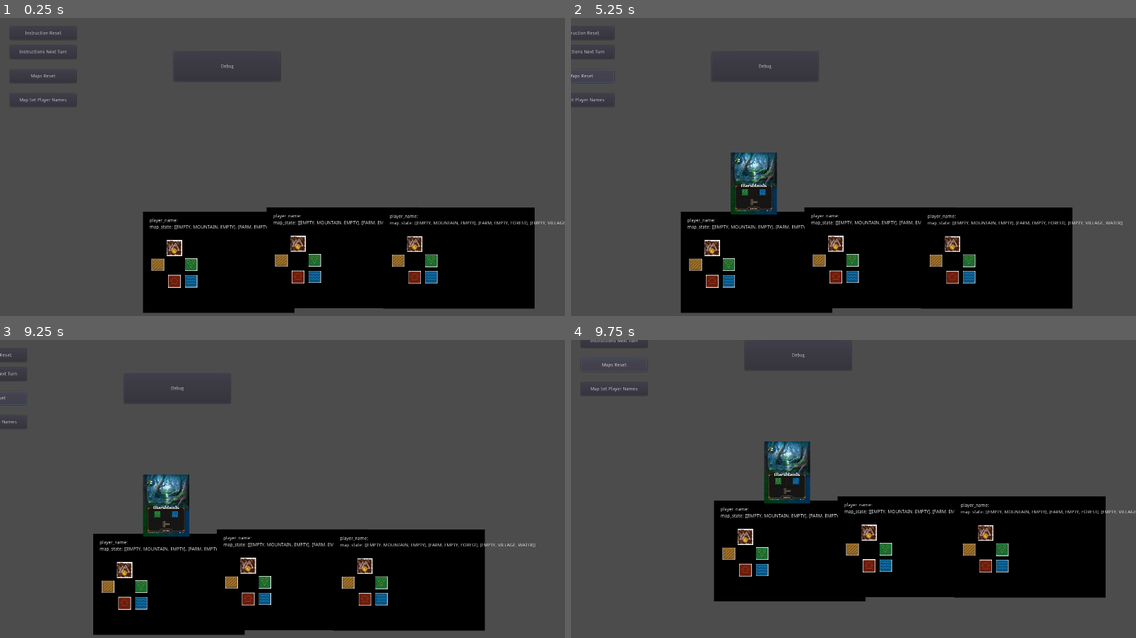
Above: before the commit, frames 1-4 (two rows, left to right).
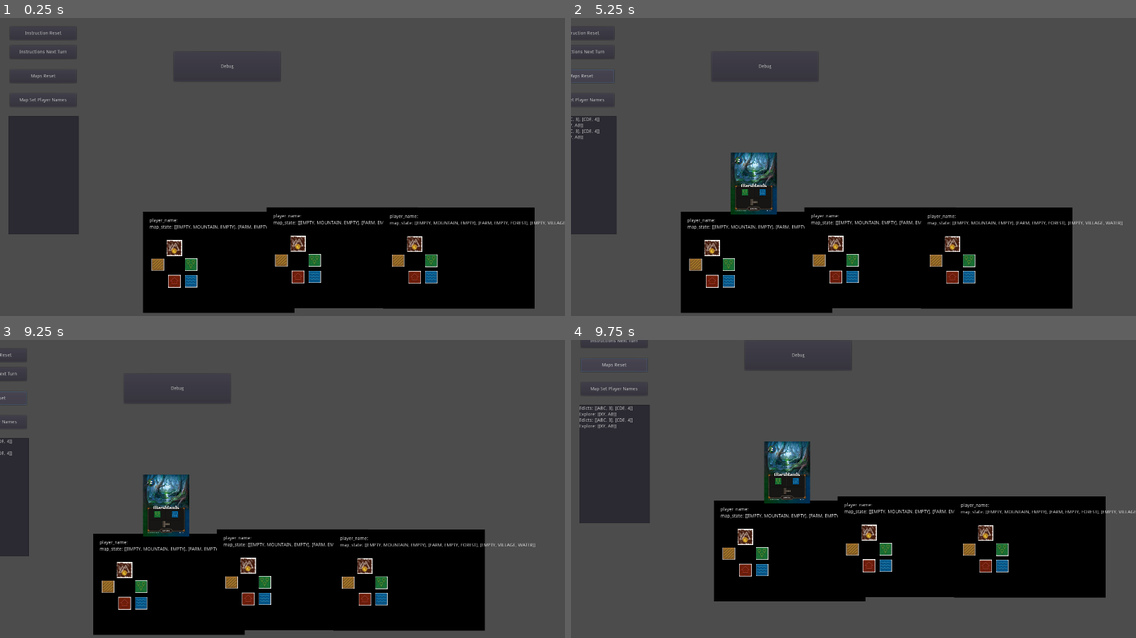
Above: after the commit, the same moments.

Repository: gilde-der-nacht/game-jam-2022
Game: Godot game, scene res://Board.tscn
Same seed, same stepped clock (60 frames per second), same inputs: the game is played once before the commit and once after it.
Inputs:
- Up to frame 1 (0.25 s): no input
- Up to frame 2 (5.25 s): click "Instructions Next Turn" at 0.5 s; click "Instructions Next Turn" at 1.25 s; click "Map Set Player Names" at 2 s; click "Debug" at 2.75 s; click "Instruction Reset" at 3.5 s; click "Maps Reset" at 4.25 s; hold Right (ui_right) from 5.03 s (still down)
- Up to frame 3 (9.25 s): release Right (ui_right) at 5.78 s; hold Down (ui_down) 5.78-6.53 s; hold Right (ui_right) 6.53-7.28 s; hold Up (ui_up) 7.28-8.03 s; hold Left (ui_left) from 8.03 s (still down)
- Up to frame 4 (9.75 s): release Left (ui_left) at 9.53 s; hold Down (ui_down) from 9.53 s (still down)

The runs differ from the first frame. In frame 1, 4.9% of the frame differs, in the area x 1-14%, y 32-73%; in frame 2, 3.1%; in frame 3, 2.0%; in frame 4, 4.8%.

Commit message:
Board: add debug output for next turn

Diff:
--- a/Cartographer/Board.gd
+++ b/Cartographer/Board.gd
@@ -27,7 +27,15 @@
 	pass
 
 func _on_ButtonInstructionNextTurn_pressed():
-	pass
+	var edicts = [["ABC", 3], ["CDE", 4]]
+	var explore = [["XY", "AB"]]
+	if false:
+		$Instruction.next_turn()
+		edicts = $Instruction.current_edicts()
+		explore = $Instruction.current_explor()
+	$Log.text += "Edicts: " + String(edicts) + "\n"
+	$Log.text += "Explore: " + String(explore) + "\n"
+	$Log.cursor_set_line($Log.get_line_count()) # scroll to bottom
 
 func _on_ButtonMapReset_pressed():
 	var local_seed = 8 # randi()
--- a/Cartographer/Board.tscn
+++ b/Cartographer/Board.tscn
@@ -65,6 +65,12 @@
 [node name="Instruction" parent="." instance=ExtResource( 4 )]
 position = Vector2( 453, 47 )
 
+[node name="Log" type="TextEdit" parent="."]
+margin_left = 25.0
+margin_top = 296.0
+margin_right = 237.0
+margin_bottom = 654.0
+
 [connection signal="pressed" from="ButtonInstructionReset" to="." method="_on_ButtonInstructionReset_pressed"]
 [connection signal="pressed" from="ButtonInstructionNextTurn" to="." method="_on_ButtonInstructionNextTurn_pressed"]
 [connection signal="pressed" from="ButtonMapReset" to="." method="_on_ButtonMapReset_pressed"]
